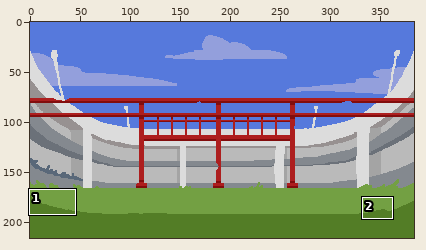
Pixel-art file, stored at workfiles/Background.aseprite. Above, an overview of the earlier version with the close-up marked.
Close-up. First the earlier version:
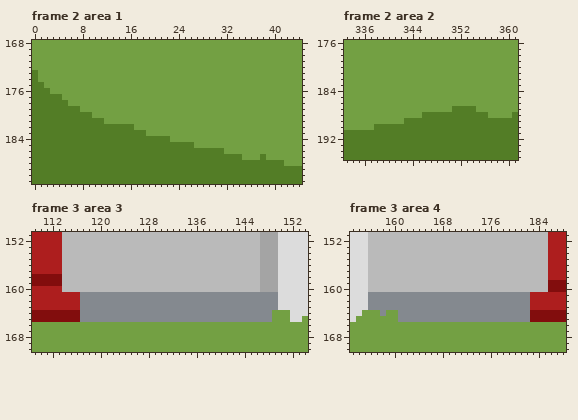
384x216 pixels, 16 frames. Shown: frame 2 area 1: x 0..44, y 168..191; frame 2 area 2: x 333..361, y 176..195; frame 3 area 3: x 109..154, y 151..170; frame 3 area 4: x 153..188, y 151..170. The commit also changed other frames or places, which this record leaves out.
Now the later version:
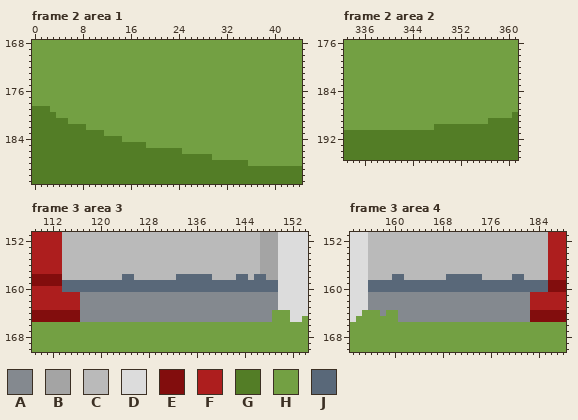
Palette (. is transparent): A #84898f  B #a4a4a4  C #bababa  D #dcdcdc  E #820d0d  F #ad1e1e  G #537d26  H #73a043  J #596879
From old to new:
layer "Sky FX" opacity 91% added
--- frame 2 area 1, layer "Grass Shade"
@@ x 0..44 @@
 172 HHHHHHHHHHHHHHHHHHHHHHHHHHHHHHHHHHHHHHHHHHHHH
-173 GHHHHHHHHHHHHHHHHHHHHHHHHHHHHHHHHHHHHHHHHHHHH
-174 GHHHHHHHHHHHHHHHHHHHHHHHHHHHHHHHHHHHHHHHHHHHH
-175 GGHHHHHHHHHHHHHHHHHHHHHHHHHHHHHHHHHHHHHHHHHHH
-176 GGGHHHHHHHHHHHHHHHHHHHHHHHHHHHHHHHHHHHHHHHHHH
-177 GGGGGHHHHHHHHHHHHHHHHHHHHHHHHHHHHHHHHHHHHHHHH
-178 GGGGGGHHHHHHHHHHHHHHHHHHHHHHHHHHHHHHHHHHHHHHH
-179 GGGGGGGGHHHHHHHHHHHHHHHHHHHHHHHHHHHHHHHHHHHHH
-180 GGGGGGGGGGHHHHHHHHHHHHHHHHHHHHHHHHHHHHHHHHHHH
-181 GGGGGGGGGGGGHHHHHHHHHHHHHHHHHHHHHHHHHHHHHHHHH
-182 GGGGGGGGGGGGGGGGGHHHHHHHHHHHHHHHHHHHHHHHHHHHH
-183 GGGGGGGGGGGGGGGGGGGHHHHHHHHHHHHHHHHHHHHHHHHHH
-184 GGGGGGGGGGGGGGGGGGGGGGGHHHHHHHHHHHHHHHHHHHHHH
-185 GGGGGGGGGGGGGGGGGGGGGGGGGGGHHHHHHHHHHHHHHHHHH
-186 GGGGGGGGGGGGGGGGGGGGGGGGGGGGGGGGHHHHHHHHHHHHH
-187 GGGGGGGGGGGGGGGGGGGGGGGGGGGGGGGGGGGHHHGHHHHHH
-188 GGGGGGGGGGGGGGGGGGGGGGGGGGGGGGGGGGGGGGGGGGHHH
+173 HHHHHHHHHHHHHHHHHHHHHHHHHHHHHHHHHHHHHHHHHHHHH
+174 HHHHHHHHHHHHHHHHHHHHHHHHHHHHHHHHHHHHHHHHHHHHH
+175 HHHHHHHHHHHHHHHHHHHHHHHHHHHHHHHHHHHHHHHHHHHHH
+176 HHHHHHHHHHHHHHHHHHHHHHHHHHHHHHHHHHHHHHHHHHHHH
+177 HHHHHHHHHHHHHHHHHHHHHHHHHHHHHHHHHHHHHHHHHHHHH
+178 HHHHHHHHHHHHHHHHHHHHHHHHHHHHHHHHHHHHHHHHHHHHH
+179 GGGHHHHHHHHHHHHHHHHHHHHHHHHHHHHHHHHHHHHHHHHHH
+180 GGGGHHHHHHHHHHHHHHHHHHHHHHHHHHHHHHHHHHHHHHHHH
+181 GGGGGGHHHHHHHHHHHHHHHHHHHHHHHHHHHHHHHHHHHHHHH
+182 GGGGGGGGGHHHHHHHHHHHHHHHHHHHHHHHHHHHHHHHHHHHH
+183 GGGGGGGGGGGGHHHHHHHHHHHHHHHHHHHHHHHHHHHHHHHHH
+184 GGGGGGGGGGGGGGGHHHHHHHHHHHHHHHHHHHHHHHHHHHHHH
+185 GGGGGGGGGGGGGGGGGGGHHHHHHHHHHHHHHHHHHHHHHHHHH
+186 GGGGGGGGGGGGGGGGGGGGGGGGGHHHHHHHHHHHHHHHHHHHH
+187 GGGGGGGGGGGGGGGGGGGGGGGGGGGGGGHHHHHHHHHHHHHHH
+188 GGGGGGGGGGGGGGGGGGGGGGGGGGGGGGGGGGGGHHHHHHHHH
 189 GGGGGGGGGGGGGGGGGGGGGGGGGGGGGGGGGGGGGGGGGGGGG
--- frame 2 area 2, layer "Grass Shade"
@@ x 333..361 @@
 186 HHHHHHHHHHHHHHHHHHHHHHHHHHHHH
-187 HHHHHHHHHHHHHHHHHHGGGGHHHHHHH
-188 HHHHHHHHHHHHHGGGGGGGGGGGHHHHG
-189 HHHHHHHHHHGGGGGGGGGGGGGGGGGGG
-190 HHHHHGGGGGGGGGGGGGGGGGGGGGGGG
+187 HHHHHHHHHHHHHHHHHHHHHHHHHHHHH
+188 HHHHHHHHHHHHHHHHHHHHHHHHHHHHG
+189 HHHHHHHHHHHHHHHHHHHHHHHHGGGGG
+190 HHHHHHHHHHHHHHHGGGGGGGGGGGGGG
 191 GGGGGGGGGGGGGGGGGGGGGGGGGGGGG
--- frame 3 area 3, layer "People"
@@ x 109..154 @@
 157 FFFFFCCCCCCCCCCCCCCCCCCCCCCCCCCCCCCCCCBBBDDDDD
-158 EEEEECCCCCCCCCCCCCCCCCCCCCCCCCCCCCCCCCBBBDDDDD
-159 EEEEECCCCCCCCCCCCCCCCCCCCCCCCCCCCCCCCCBBBDDDDD
-160 FFFFFCCCCCCCCCCCCCCCCCCCCCCCCCCCCCCCCCBBBDDDDD
+158 EEEEECCCCCCCCCCJJCCCCCCCJJJJJJCCCCJJCJJBBDDDDD
+159 EEEEEJJJJJJJJJJJJJJJJJJJJJJJJJJJJJJJJJJJJDDDDD
+160 FFFFFJJJJJJJJJJJJJJJJJJJJJJJJJJJJJJJJJJJJDDDDD
 161 FFFFFFFFAAAAAAAAAAAAAAAAAAAAAAAAAAAAAAAAADDDDD
--- frame 3 area 4, layer "People"
@@ x 153..188 @@
 157 DDDCCCCCCCCCCCCCCCCCCCCCCCCCCCCCCFFF
-158 DDDCCCCCCCCCCCCCCCCCCCCCCCCCCCCCCFFF
-159 DDDCCCCCCCCCCCCCCCCCCCCCCCCCCCCCCEEE
-160 DDDCCCCCCCCCCCCCCCCCCCCCCCCCCCCCCEEE
+158 DDDCCCCJJCCCCCCCJJJJJJCCCCCJJCCCCFFF
+159 DDDJJJJJJJJJJJJJJJJJJJJJJJJJJJJJJEEE
+160 DDDJJJJJJJJJJJJJJJJJJJJJJJJJJJJJJEEE
 161 DDDAAAAAAAAAAAAAAAAAAAAAAAAAAAFFFFFF
Pixel boxes of the changes (left, top, right, bottom) in both close-ups:
changed: (32, 70, 284, 166)
changed: (374, 106, 488, 130)
changed: (62, 274, 278, 292)
changed: (368, 274, 548, 292)
